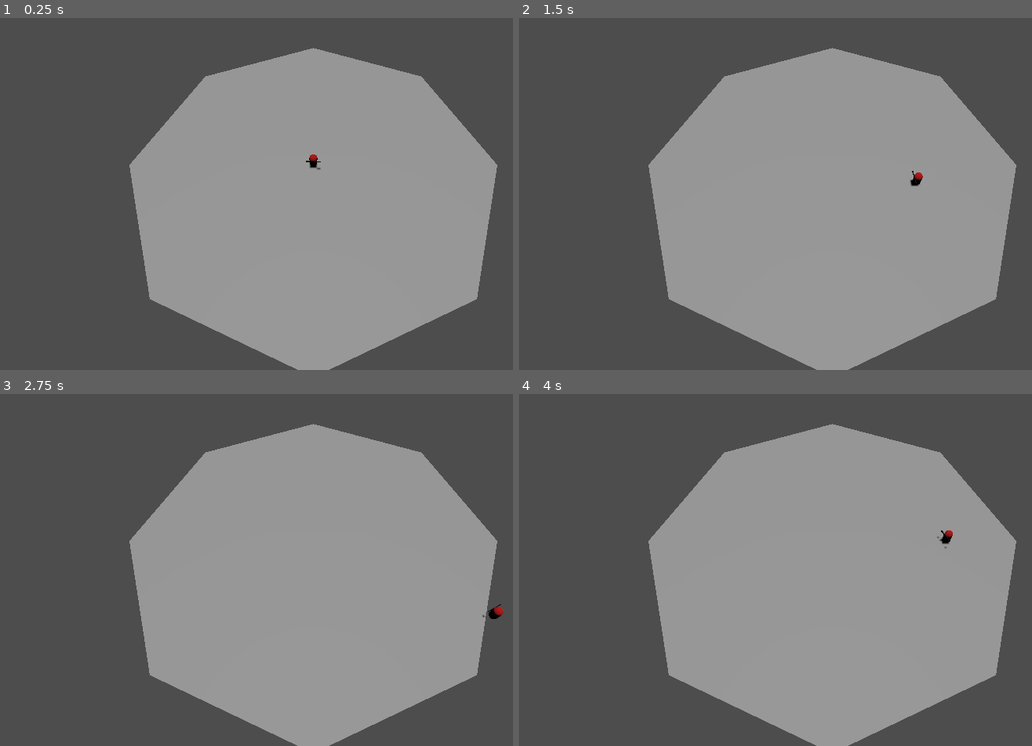
Above: before the commit, frames 1-4 (two rows, left to right).
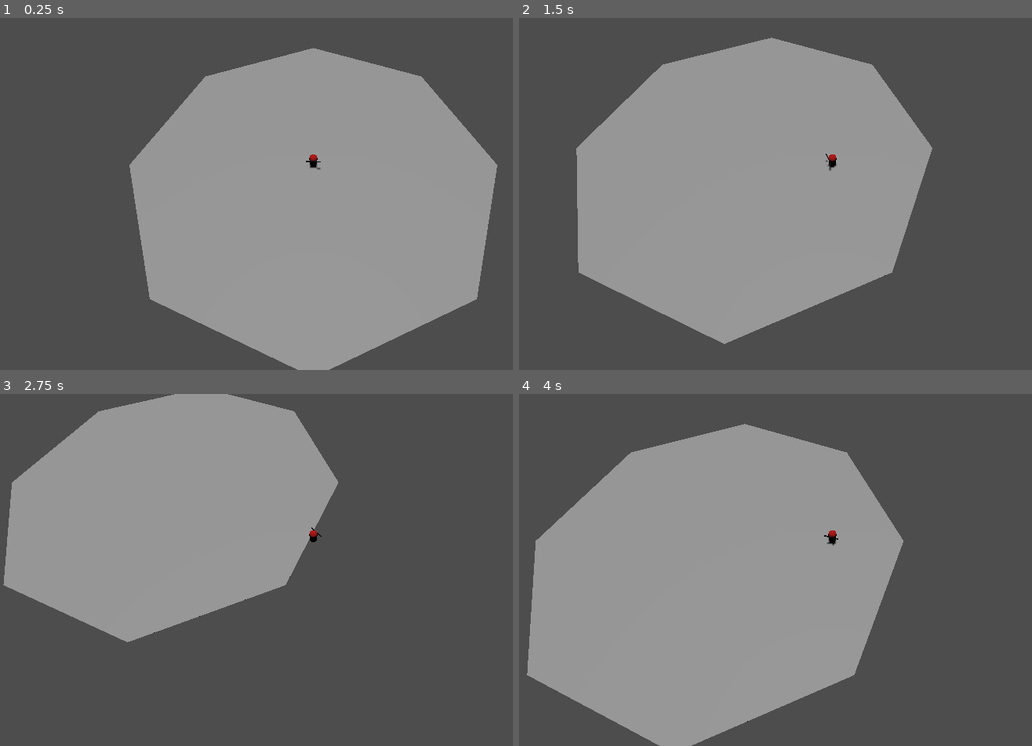
Above: after the commit, the same moments.

Repository: SABECK1/wk
Game: Godot game, scene res://src/level.tscn
The game is run twice, just before and just after one commit, with the same random seed, the same clock (stepped at 60 frames per second) and the same inputs.
Inputs (mouse positions are in pixels of both pictures, inside the frame that each line leads up to):
- Up to frame 1 (0.25 s): no input
- Up to frame 2 (1.5 s): tap Enter at 0.5 s; move the mouse to (970, 176) at 0.52 s; hold D (ui_right) 0.53-1.28 s; hold Q 0.53-1.28 s; move the mouse to (708, 211) at 1.27 s; hold S (ui_down) from 1.28 s (still down); tap Q at 1.35 s
- Up to frame 3 (2.75 s): move the mouse to (374, 492) at 2.02 s; release S (ui_down) at 2.03 s; hold D (ui_right) from 2.03 s (still down); hold Q from 2.03 s (still down)
- Up to frame 4 (4 s): move the mouse to (801, 640) at 2.77 s; release D (ui_right) at 2.78 s; release Q at 2.78 s; hold W (ui_up) 2.78-3.53 s; tap Q at 2.85 s; move the mouse to (1021, 622) at 3.52 s; hold A (ui_left) from 3.53 s (still down); hold Q from 3.53 s (still down)

The runs differ from the first frame. In frame 2, 29% of the frame differs, in the area x 11-97%, y 5-100%; in frame 3, 53%, in the area x 0-99%, y 0-100%; in frame 4, 41%.
Error after the commit: Invalid access to property or key 'position' on a base object of type 'Dictionary'. (res://src/Abilities/Blink/Blink.gd:6)

Commit message:
Moved Cursor script to player

Diff:
--- /dev/null
+++ b/src/Abilities/AbilityController.gd
@@ -0,0 +1,16 @@
+extends Node
+
+class_name Ability
+
+var cooldown : float = 0.0 # Cooldown time in seconds
+
+func _init(cooldown_value : float = 0.0):
+	cooldown = cooldown_value
+
+
+static func use_ability(direction):
+	# This method should be overridden by subclasses to define the actual ability effect.
+	pass
+
+func reset_cooldown():
+	cooldown = 0.0
--- /dev/null
+++ b/src/Abilities/Blink/Blink.gd
@@ -0,0 +1,6 @@
+class_name Blink extends Ability
+
+
+static func use_ability(direction):
+
+	print(direction["position"])
--- /dev/null
+++ b/src/Abilities/Blink/blink.tscn
@@ -0,0 +1,6 @@
+[gd_scene load_steps=2 format=3 uid="uid://c3kc6iepn3308"]
+
+[ext_resource type="Script" path="res://src/Abilities/Blink/Blink.gd" id="1_f4jyq"]
+
+[node name="Blink" type="Node3D"]
+script = ExtResource("1_f4jyq")
--- a/src/Camera/cursor.gd
+++ /dev/null
@@ -1,25 +0,0 @@
-extends Node3D
-
-const RAY_LENGTH = 2000
-
-var ray_origin = Vector3()
-var ray_target = Vector3()
-
-func _physics_process(delta):
-#	Get Mousepos as Target Ray
-	var mouse_pos = get_viewport().get_mouse_position()
-	ray_origin = $MainCam.project_ray_origin(mouse_pos)
-	ray_target = ray_origin + $MainCam.project_ray_normal(mouse_pos) * RAY_LENGTH
-
-#	New Ray Object for Cursor Collision with World
-	var ray_query = PhysicsRayQueryParameters3D.create(ray_origin, ray_target)
-	ray_query.collide_with_areas = true
-
-#	Does Mousepos intersect with worldstate?
-	var space_state = get_world_3d().direct_space_state
-	var intersection = space_state.intersect_ray(ray_query)
-
-	if not intersection.is_empty():
-		var intersection_pos = intersection.position
-		var look_at = Vector3(intersection_pos.x, $Player.position.y, intersection_pos.z)
-		$Player.look_at(look_at, Vector3.UP)
--- /dev/null
+++ b/src/Player/Entity.gd
@@ -0,0 +1,8 @@
+extends CharacterBody3D
+class_name Entity
+
+func load_ability(name):
+	var script = load("res://src/Abilities/" + name + "/" + name + ".gd")
+	#var sceneNode = scene.instantiate()
+	#add_child(sceneNode)
+	return script
--- a/src/Player/player.gd
+++ b/src/Player/player.gd
@@ -1,11 +1,35 @@
-extends CharacterBody3D
+extends Entity
+const RAY_LENGTH = 2000
+var ray_origin = Vector3()
+var ray_target = Vector3()
+
+
 var target_velocity = Vector3.ZERO
 # How fast the player moves in meters per second.
 @export var speed = 14
 # The downward acceleration when in the air, in meters per second squared.
 @export var fall_acceleration = 75
 
+var blink = load_ability("Blink")
+
+func get_cursor():
+	#	Get Mousepos as Target Ray
+	var mouse_pos = get_viewport().get_mouse_position()
+	ray_origin = $MainCam.project_ray_origin(mouse_pos)
+	ray_target = ray_origin + $MainCam.project_ray_normal(mouse_pos) * RAY_LENGTH
+
+#	New Ray Object for Cursor Collision with World
+	var ray_query = PhysicsRayQueryParameters3D.create(ray_origin, ray_target)
+	ray_query.collide_with_areas = true
+
+#	Does Mousepos intersect with worldstate?
+	var space_state = get_world_3d().direct_space_state
+	var intersection = space_state.intersect_ray(ray_query)
+	return intersection
+
+
 func _physics_process(delta):
+	var mouse_coordinates = get_cursor()
 	var direction = Vector3.ZERO
 
 	if Input.is_action_pressed("ui_right"):
@@ -16,6 +40,8 @@
 		direction.z -= 1
 	if Input.is_action_pressed("ui_down"):
 		direction.z += 1
+	if Input.is_key_pressed(KEY_Q):
+		blink.use_ability(mouse_coordinates)
 
 	if direction != Vector3.ZERO:
 		direction = direction.normalized()
@@ -26,3 +52,10 @@
 
 	velocity = target_velocity
 	move_and_slide()
+
+
+	#
+	if not mouse_coordinates.is_empty():
+		var intersection_pos = mouse_coordinates.position
+		var look_at = Vector3(intersection_pos.x, self.position.y, intersection_pos.z)
+		$Body.look_at(look_at, Vector3.UP)
--- a/src/level.tscn
+++ b/src/level.tscn
@@ -1,7 +1,6 @@
-[gd_scene load_steps=7 format=3 uid="uid://bahg8piforqi1"]
+[gd_scene load_steps=6 format=3 uid="uid://bahg8piforqi1"]
 
-[ext_resource type="Script" path="res://src/Player/player.gd" id="1_nqus4"]
-[ext_resource type="Script" path="res://src/Camera/cursor.gd" id="1_xp5kf"]
+[ext_resource type="Script" path="res://src/Player/Player.gd" id="1_nqus4"]
 
 [sub_resource type="CapsuleMesh" id="CapsuleMesh_iupbm"]
 
@@ -14,7 +13,6 @@
 albedo_color = Color(0, 0, 0, 1)
 
 [node name="Level" type="Node3D"]
-script = ExtResource("1_xp5kf")
 
 [node name="Ground" type="CSGCylinder3D" parent="."]
 use_collision = true
@@ -27,20 +25,20 @@
 metadata/_edit_group_ = true
 
 [node name="Body" type="MeshInstance3D" parent="Player"]
-transform = Transform3D(-1, 0, -8.74228e-08, 0, 1, 0, 8.74228e-08, 0, -1, 0, 0, 0)
+transform = Transform3D(1.31134e-07, 0, -1, 0, 1, 0, 1, 0, 1.31134e-07, 0, 0, 0)
 mesh = SubResource("CapsuleMesh_iupbm")
 surface_material_override/0 = SubResource("StandardMaterial3D_eh1br")
 
 [node name="Staff" type="MeshInstance3D" parent="Player/Body"]
-transform = Transform3D(0.00589102, 0.918531, -0.00152891, 0, -0.00589261, -0.239053, -0.10657, 0.050775, -8.45157e-05, 0.00171292, 0.425319, 0.498545)
+transform = Transform3D(0.00589102, 0.918531, -0.00152891, 3.1016e-12, -0.00589261, -0.239053, -0.10657, 0.050775, -8.45157e-05, 0.00171314, 0.425319, -0.501455)
 mesh = SubResource("CylinderMesh_gacmo")
 skeleton = NodePath("../..")
 surface_material_override/0 = SubResource("StandardMaterial3D_0g4wi")
 
+[node name="MainCam" type="Camera3D" parent="Player"]
+transform = Transform3D(-1, -7.57104e-08, 4.37114e-08, 0, 0.5, 0.866025, -8.74228e-08, 0.866025, -0.5, 2.09815e-06, 32.9728, -24)
+fov = 58.0
+
 [node name="Sun" type="DirectionalLight3D" parent="."]
 transform = Transform3D(1, 0, 0, 0, 1.31134e-07, 1, 0, -1, 1.31134e-07, 0, 25, 0)
 shadow_enabled = true
-
-[node name="MainCam" type="Camera3D" parent="."]
-transform = Transform3D(1, 0, 0, 0, 0.5, 0.866025, 0, -0.866025, 0.5, 0, 34, 24)
-fov = 58.0
